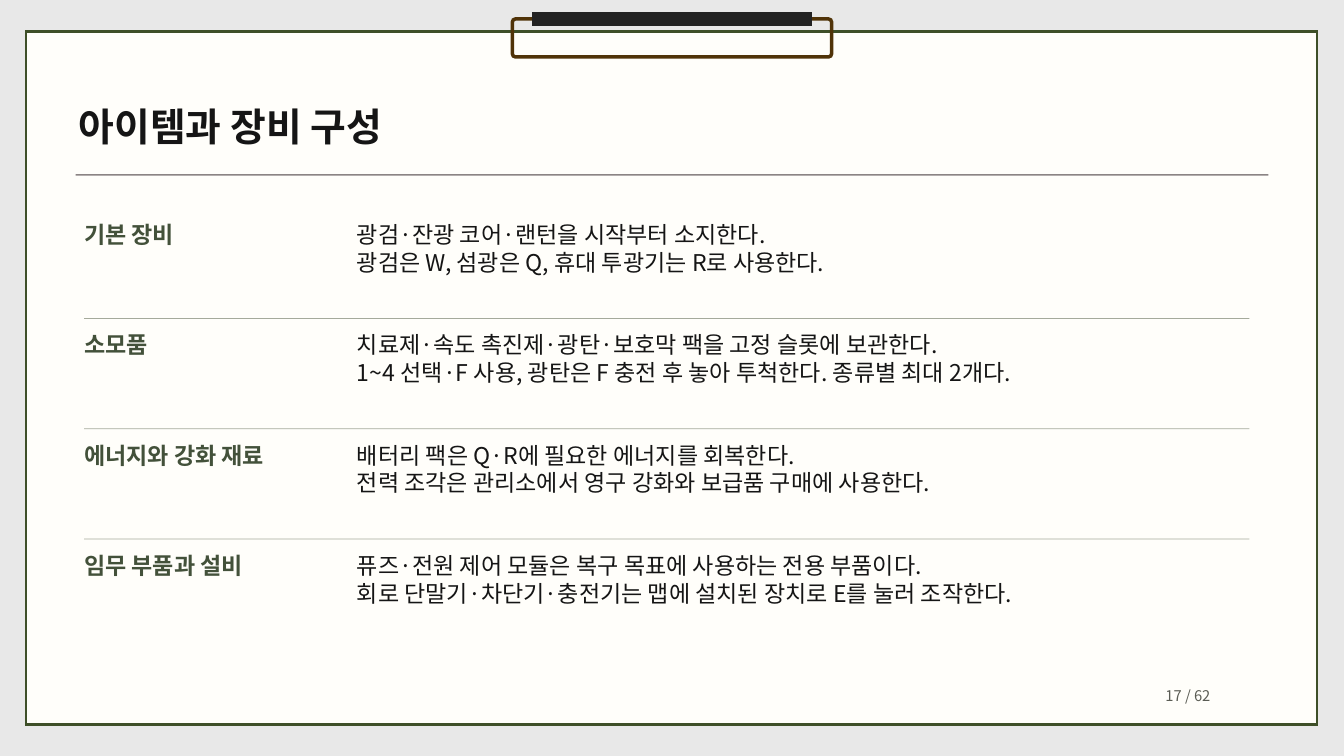
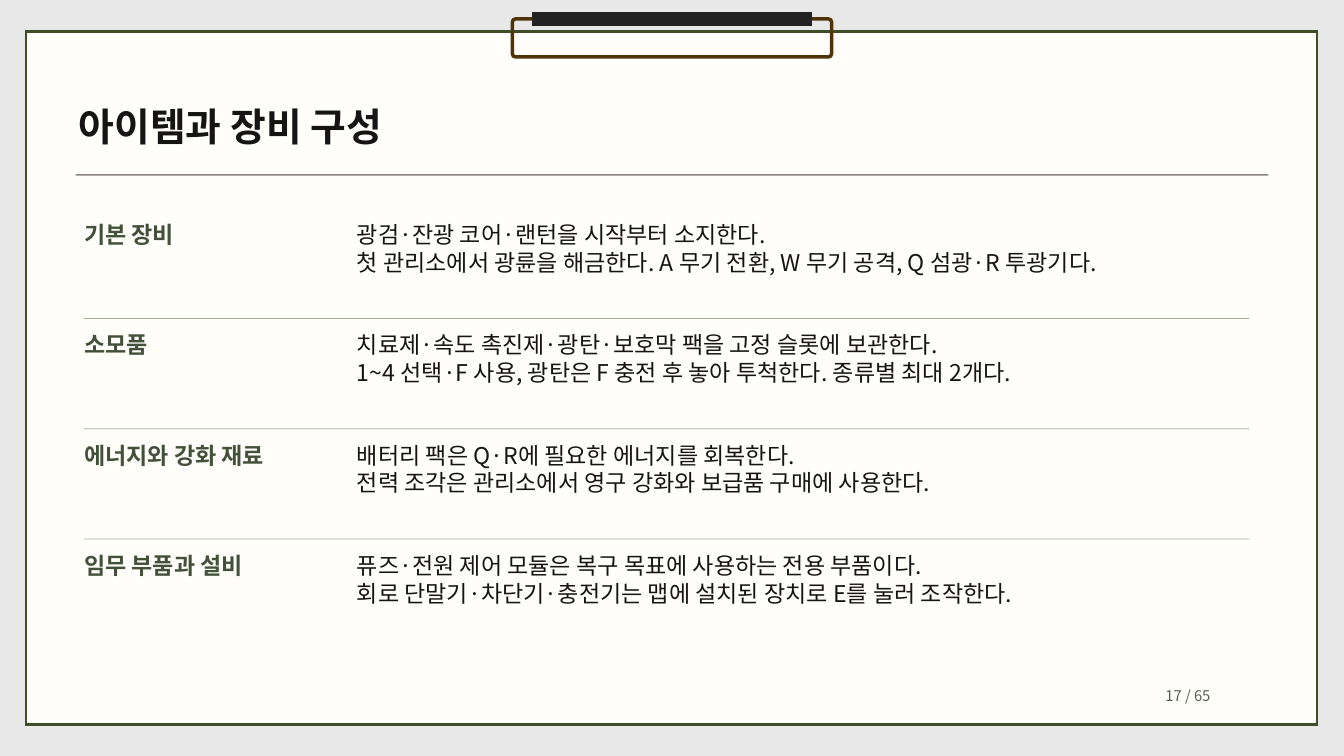
Before and after one commit to dbguswh/2Dgame_project, a slide deck: slide 17 of 2D게임프로그래밍 기획서.pptx. Drawn at 1344x756 pixels with LibreOffice and Linux fonts; fonts in the diff are those of the drawing. Boxes give left, top, right and bottom in pixels: in the first picture for what was removed or moved away, otherwise in the second. Text is boxed around its words. In the diff, an @@ line names an element or a change of style, - is before the commit and + after.

Commit message:
광륜과 구역별 침입자 및 다리 시점 연출을 기획에 반영

```diff
--- a/2D게임프로그래밍 기획서.pptx
+++ b/2D게임프로그래밍 기획서.pptx
@@ text at box(357, 252, 1096, 276): text changed @@
-광검은 W, 섬광은 Q, 휴대 투광기는 R로 사용한다.
+첫 관리소에서 광륜을 해금한다. A 무기 전환, W 무기 공격, Q 섬광·R 투광기다.
@@ text at box(1165, 690, 1210, 701): text changed @@
-17 / 62
+17 / 65
```
Also in this commit, not shown: 60 other slides changed, 3 slides added, 1 other file.
